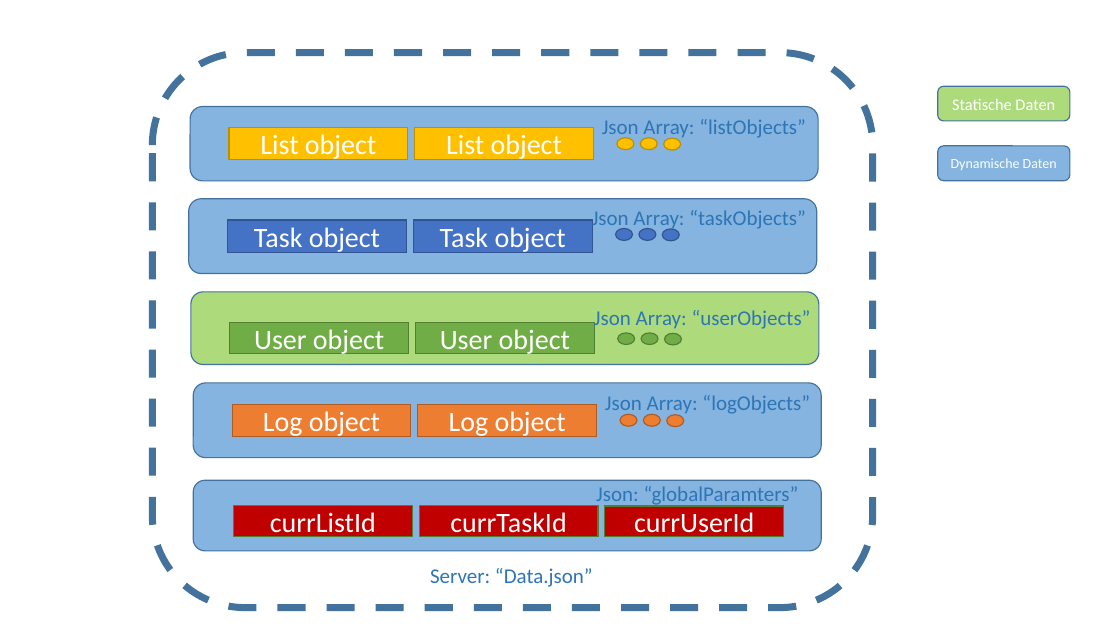
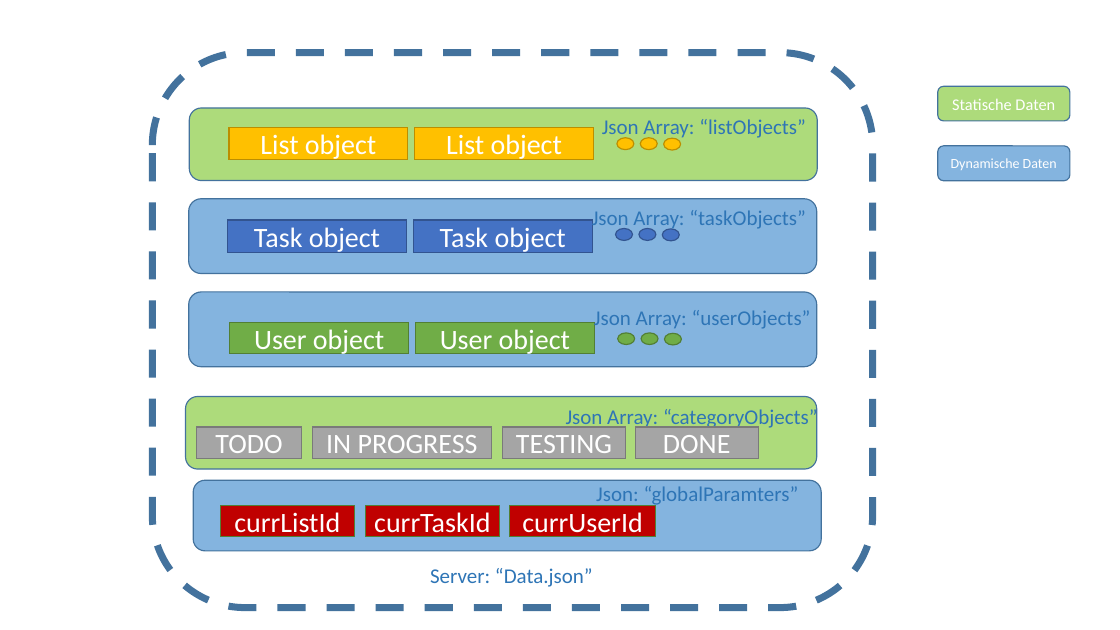
Before and after one commit to WengKailong/DA_Gruppe_73_KANBAN_Project, a slide deck: slide 1 of object class structure.pptx. Drawn at 1120x630 pixels with LibreOffice and Linux fonts; fonts in the diff are those of the drawing. Boxes give left, top, right and bottom in pixels: in the first picture for what was removed or moved away, otherwise in the second. Text is boxed around its words. In the diff, an @@ line names an element or a change of style, - is before the commit and + after.

```diff
--- a/object class structure.pptx
+++ b/object class structure.pptx
@@ rounded rectangle at (189, 108, 818, 181): fill #5B9BD5 at 75% opacity to #92D050 at 75% opacity @@
@@ rounded rectangle at (189, 292, 818, 367): fill #92D050 at 75% opacity to #5B9BD5 at 75% opacity @@
@@ rounded rectangle: place and size @@
-rounded rectangle at (193, 383, 822, 458)
+rounded rectangle at (186, 397, 817, 469)
@@ rounded rectangle at (186, 397, 817, 469): fill #5B9BD5 at 75% opacity to #92D050 at 75% opacity @@
@@ text in rounded rectangle at (504, 418, 511, 431): text removed @@
-J
@@ text at (566, 406, 818, 430): text changed @@
-Json Array: “logObjects”
+Json Array: “categoryObjects”
@@ ellipse removed at (620, 414, 637, 426) @@
@@ ellipse removed at (644, 414, 660, 426) @@
@@ ellipse removed at (667, 415, 684, 427) @@
@@ rectangle "TODO" at (197, 427, 302, 458): fill #ED7D31 to #A5A5A5; outline #AF5C24 1 pt to #7A7A7A 1 pt @@
@@ rectangle "TODO": place and size @@
-rectangle "TODO" at (232, 404, 411, 436)
+rectangle "TODO" at (197, 427, 302, 458)
@@ text in rectangle at (215, 435, 282, 460): text changed @@
-Log object
+TODO
@@ rectangle "IN PROGRESS": place and size @@
-rectangle "IN PROGRESS" at (418, 404, 597, 436)
+rectangle "IN PROGRESS" at (313, 427, 492, 458)
@@ rectangle "IN PROGRESS" at (313, 427, 492, 458): fill #ED7D31 to #A5A5A5; outline #AF5C24 1 pt to #7A7A7A 1 pt @@
@@ text in rectangle at (326, 435, 478, 460): text changed @@
-Log object
+IN PROGRESS
@@ rectangle added at (502, 427, 625, 458), fill #A5A5A5, outline #7A7A7A 1 pt, 24 pt, text #FFFFFF @@
+TESTING
@@ rectangle added at (635, 427, 758, 458), fill #A5A5A5, outline #7A7A7A 1 pt, 24 pt, text #FFFFFF @@
+DONE
@@ rectangle "currListId": place and size @@
-rectangle "currListId" at (234, 506, 413, 536)
+rectangle "currListId" at (220, 506, 355, 536)
@@ rectangle "currTaskId": place and size @@
-rectangle "currTaskId" at (419, 506, 598, 536)
+rectangle "currTaskId" at (365, 506, 500, 536)
@@ rectangle "currUserId": place and size @@
-rectangle "currUserId" at (605, 506, 784, 536)
+rectangle "currUserId" at (509, 506, 656, 536)
```
Also in this commit, not shown: 17 other files.
